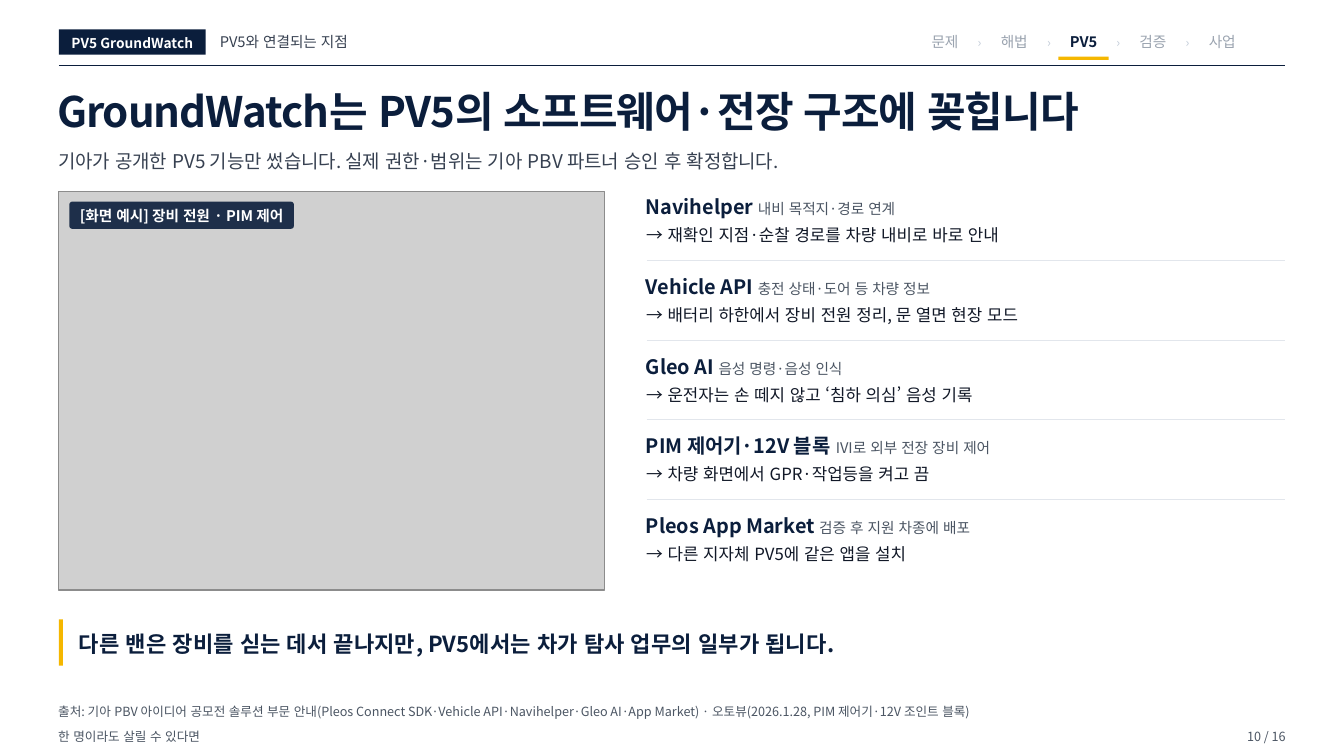
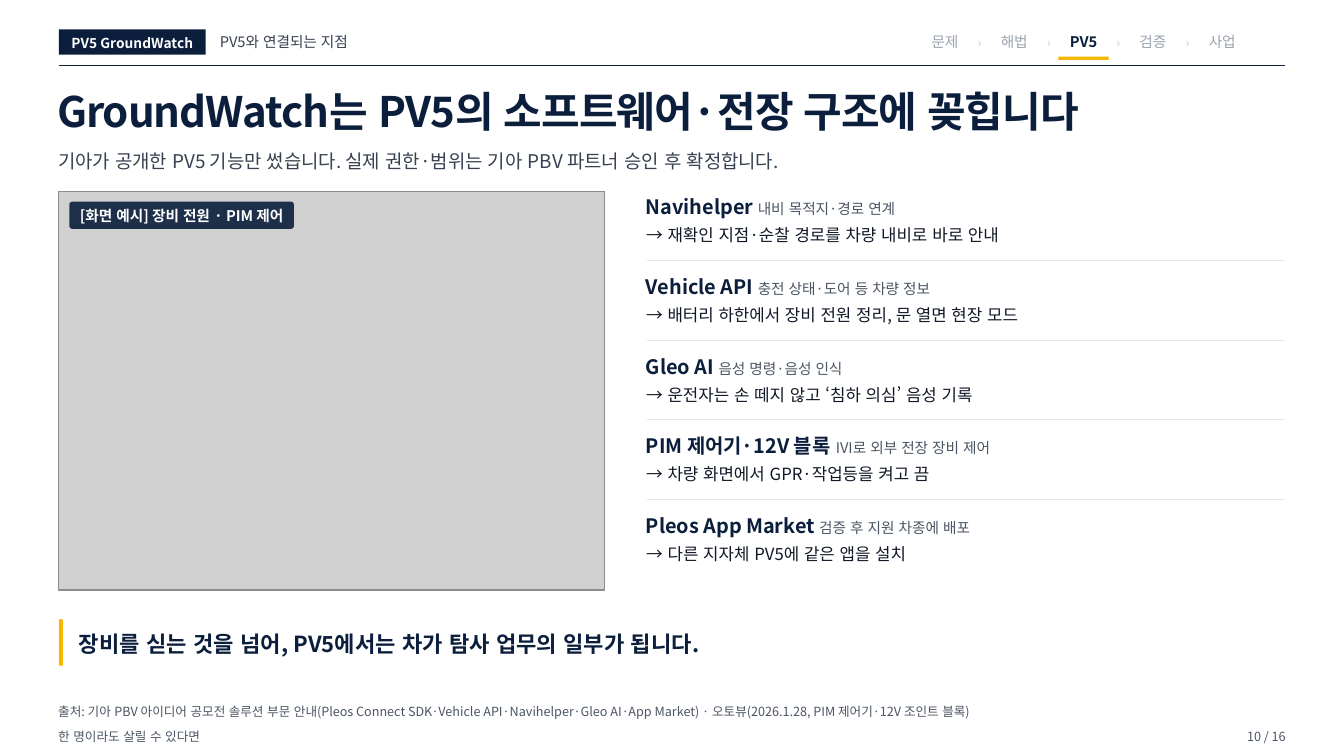
Before and after one commit to woojin-choe/pv5-hose-lab, a slide deck: slide 10 of ppt_all/PV5_GroundWatch_10_22.pptx. Drawn at 1344x756 pixels with LibreOffice and Linux fonts; fonts in the diff are those of the drawing; grey boxes stand for pictures. Boxes give left, top, right and bottom in pixels: in the first picture for what was removed or moved away, otherwise in the second. Text is boxed around its words. In the diff, an @@ line names an element or a change of style, - is before the commit and + after.

```diff
--- a/ppt_all/PV5_GroundWatch_10_22.pptx
+++ b/ppt_all/PV5_GroundWatch_10_22.pptx
@@ text at bbox=[79, 633, 700, 657]: text changed @@
-다른 밴은 장비를 싣는 데서 끝나지만, PV5에서는 차가 탐사 업무의 일부가 됩니다.
+장비를 싣는 것을 넘어, PV5에서는 차가 탐사 업무의 일부가 됩니다.
```
Also in this commit, not shown: 8 other slides changed, 27 other files.
